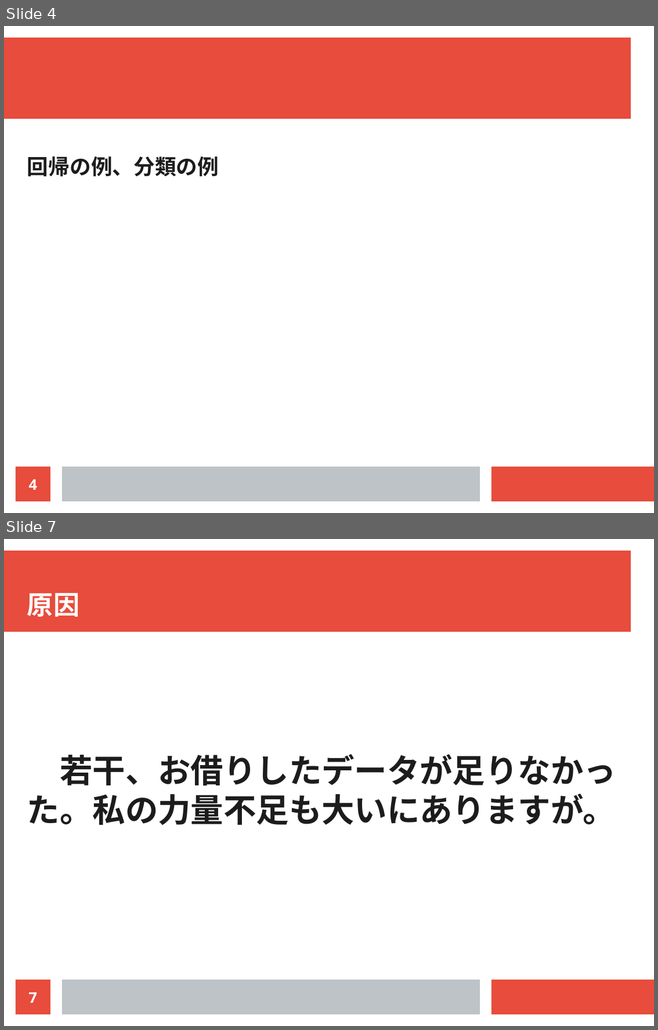
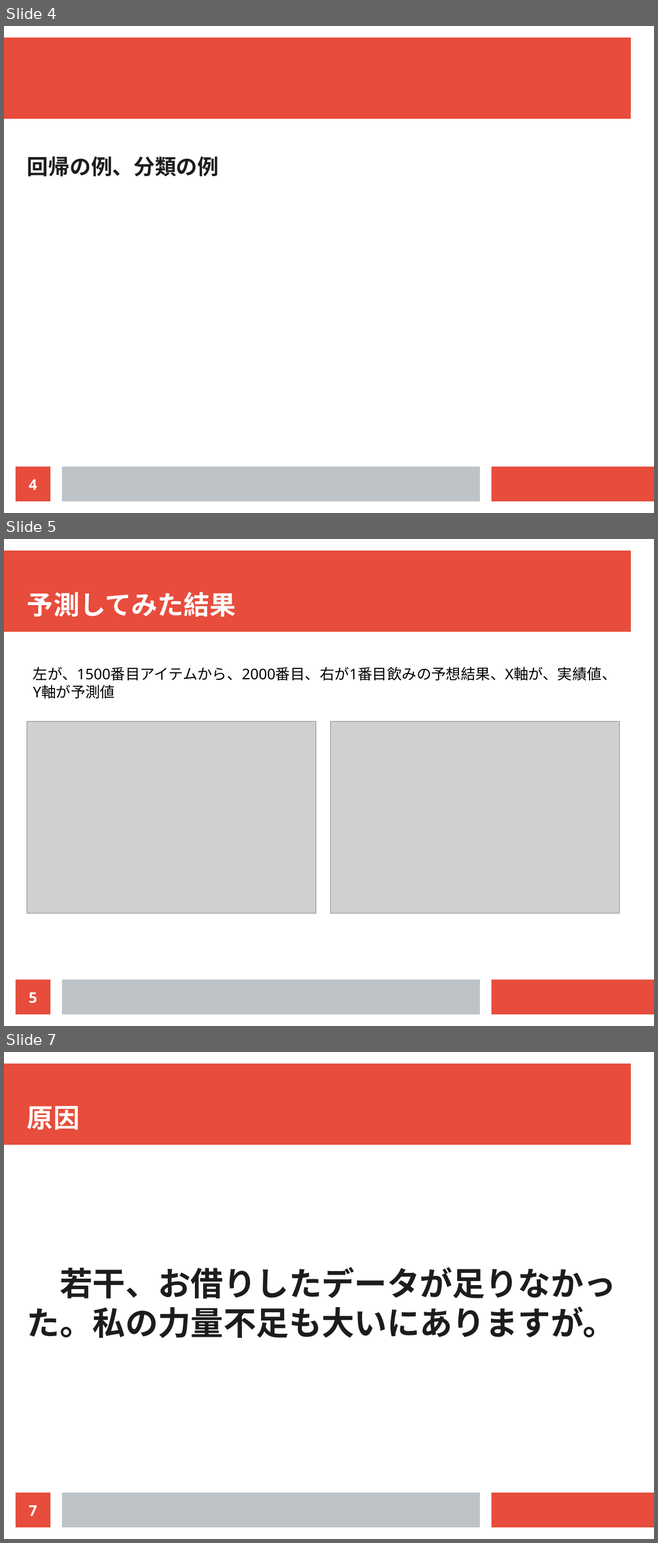
Before and after one commit to ducksfrogs/AIQuest, a slide deck: pbl01_2/docs/presen2.odp. Shown one above the other, each under a label of ours: slides 4 and 7 before the commit, slides 4, 5 and 7 after it; the slides between them are not shown. The pictures are 658x1030 and 658x1543 pixels, drawn with LibreOffice and Linux fonts; fonts in the diff are those of the drawing; grey boxes stand for pictures. Boxes give left, top, right and bottom in pixels: in the first picture for what was removed or moved away, otherwise in the second. Text is boxed around its words. In the diff, an @@ line names an element or a change of style, - is before the commit and + after.

```diff
--- a/pbl01_2/docs/presen2.odp
+++ b/pbl01_2/docs/presen2.odp
@@ slide 5 added at box(4, 539, 654, 1026), background #FFFFFF; not listed: 3 template elements that a slide beside it also shows @@
@@ title added at box(27, 592, 236, 617), 32 pt, text #FFFFFF, bold @@
+予測してみた結果
@@ text added at box(33, 667, 616, 699), 18 pt, text #000000 @@
+左が、1500番目アイテムから、2000番目、右が1番目飲みの予想結果、X軸が、実績値、Y軸が予測値
@@ picture added at box(27, 721, 316, 914) @@
@@ picture added at box(331, 721, 619, 914) @@
@@ page number added at box(16, 980, 50, 1015), fill #E74C3C, 18 pt, text #FFFFFF, bold @@
+5
```
Also in this commit, not shown: 2 slides changed, 1 slide removed, 6 other files.
